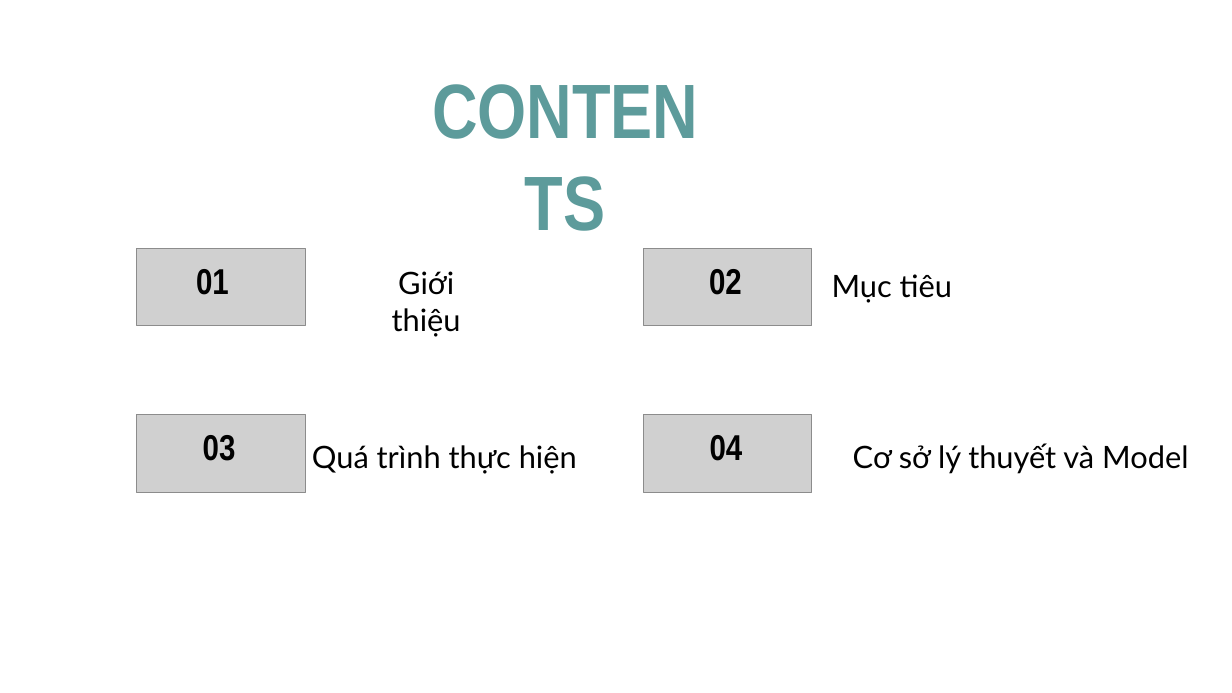
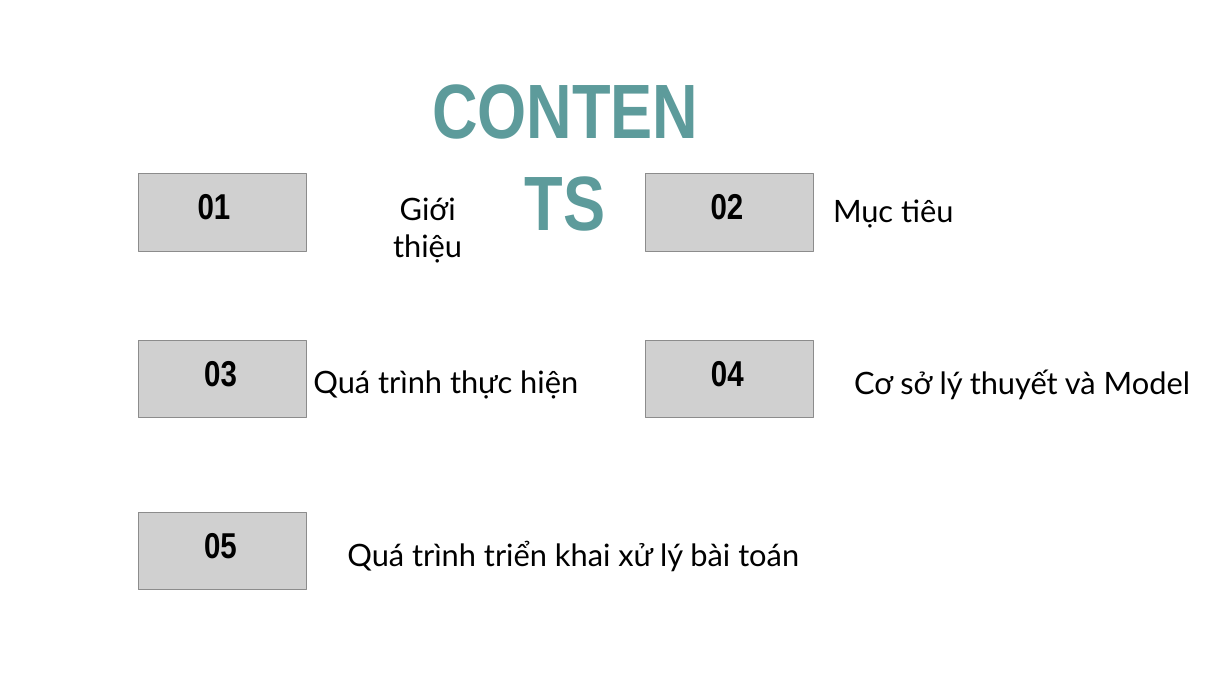
Before and after one commit to canqpham/machine_learning, a slide deck: slide 3 of EndReport-Male-slide.pptx. Drawn at 1232x693 pixels with LibreOffice and Linux fonts; fonts in the diff are those of the drawing; grey boxes stand for pictures. Boxes give left, top, right and bottom in pixels: in the first picture for what was removed or moved away, otherwise in the second. Text is boxed around its words. In the diff, an @@ line names an element or a change of style, - is before the commit and + after.

```diff
--- a/EndReport-Male-slide.pptx
+++ b/EndReport-Male-slide.pptx
@@ 8 texts, 4 pictures: place and size @@
-8 texts, 4 pictures at (137, 249, 1188, 493)
+8 texts, 4 pictures at (139, 174, 1190, 418)
@@ picture added at (139, 512, 307, 590) @@
@@ text added at (204, 533, 237, 559), 28 pt, text #000000, bold @@
+05
@@ text added at (347, 540, 799, 572), 24 pt, text #000000 @@
+Quá trình triển khai xử lý bài toán
```
Also in this commit, not shown: 5 other slides changed, 2 slides added.
